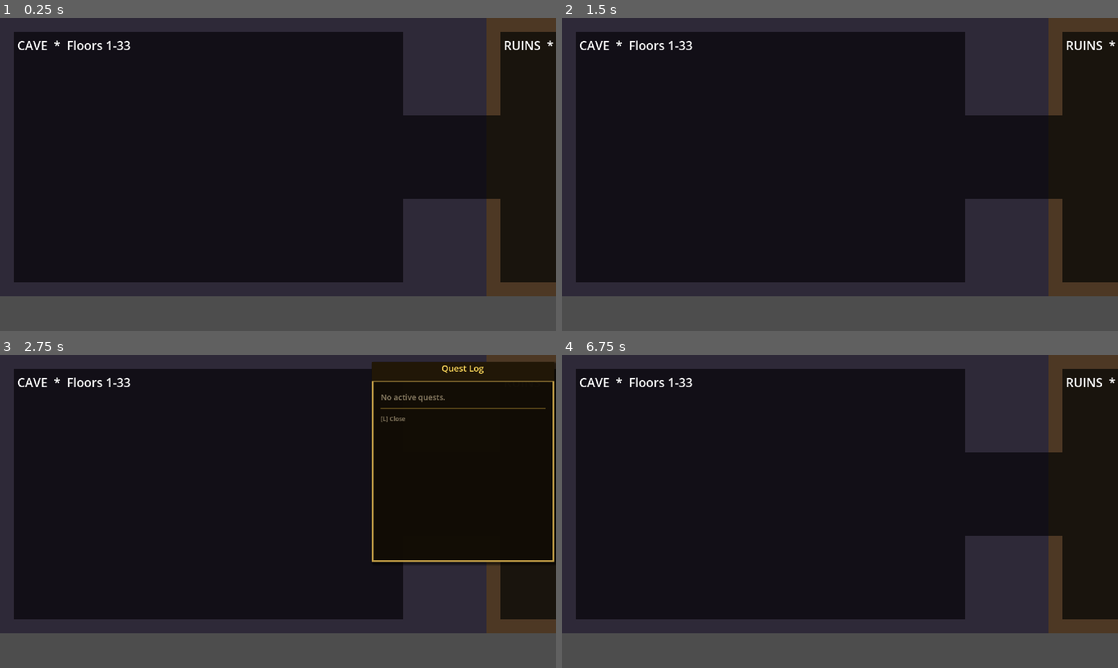
Above: before the commit, frames 1-4 (two rows, left to right).
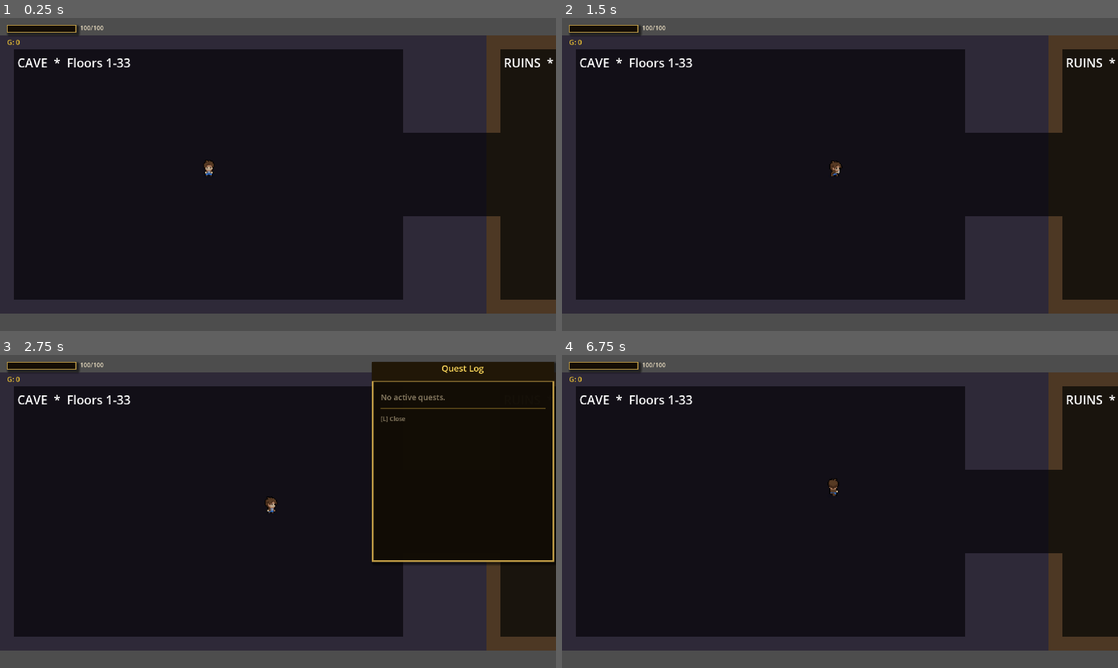
Above: after the commit, the same moments.

Repository: Puget-Sound-Skills-Center/godot-tenten-project
Game: Godot game, scene res://scenes/dungeon_showcase.tscn
Two runs of this game, one before a commit and one after it. Both use one fixed random seed, a clock stepped at 60 frames per second and the inputs below. This scene is started directly instead of the project's main scene.
Inputs (mouse positions are in pixels of both pictures, inside the frame that each line leads up to):
- Up to frame 1 (0.25 s): no input
- Up to frame 2 (1.5 s): tap Enter at 0.5 s; move the mouse to (962, 158) at 0.52 s; hold D (move_right) 0.53-1.25 s; hold E (interact) 0.53-1.25 s; click (962, 158) at 0.67 s; drag from (728, 190) to (812, 237) at 1.27 s
- Up to frame 3 (2.75 s): move the mouse to (333, 442) at 2.02 s; hold D (move_right) from 2.03 s (still down); hold L (quest_log) from 2.03 s (still down)
- Up to frame 4 (6.75 s): release D (move_right) at 2.75 s; release L (quest_log) at 2.75 s; tap Space at 2.75, 4.25, 5.75 s; drag from (812, 574) to (673, 464) at 2.77 s; tap Enter at 3.5, 5 s; move the mouse to (1006, 558) at 3.52 s; hold A (move_left) 3.53-4.25 s; click (1006, 558) at 3.6 s; drag from (673, 464) to (756, 433) at 4.27 s; move the mouse to (867, 511) at 5.02 s; hold S (move_down) 5.03-5.75 s; hold E (interact) 5.03-5.75 s; click (867, 511) at 5.17 s; drag from (756, 433) to (728, 527) at 5.77 s; move the mouse to (962, 495) at 6.52 s; hold W (move_up) from 6.53 s (still down); hold L (quest_log) from 6.53 s (still down)

The runs differ from the first frame. In frame 1, 20% of the frame differs, in the area x 0-100%, y 0-95%; in frame 2, 20%; in frame 3, 17%; in frame 4, 20%.

Commit message:
feat(showcase): spawn player with camera

Diff:
--- a/script/dungeon_showcase.gd
+++ b/script/dungeon_showcase.gd
@@ -41,6 +41,7 @@
 	_build_ruins_room()
 	_build_hallway_2()
 	_build_abyss_room()
+	_spawn_player()
 
 func _make_bg(rect: Rect2, color: Color) -> void:
 	var bg := ColorRect.new()
@@ -115,3 +116,18 @@
 	_make_wall(Rect2(x, ROOM_H - HALL_WALL_H, TILE, HALL_WALL_H), THEME_ABYSS.wall)
 	_make_wall(Rect2(x + ROOM_W - TILE, 0, TILE, ROOM_H), THEME_ABYSS.wall)
 	_make_label(Vector2(x + 20, 22), "ABYSS  *  Floors 67-100")
+
+func _spawn_player() -> void:
+	var packed: PackedScene = load(PLAYER_SCENE)
+	player_node = packed.instantiate()
+	player_node.position = Vector2(CAVE_X + ROOM_W / 2, ROOM_H / 2)
+	add_child(player_node)
+	var cam := Camera2D.new()
+	cam.limit_left = 0
+	cam.limit_top = 0
+	cam.limit_right = TOTAL_W
+	cam.limit_bottom = TOTAL_H
+	cam.limit_smoothed = true
+	cam.drag_horizontal_enabled = true
+	cam.drag_vertical_enabled = true
+	player_node.add_child(cam)
